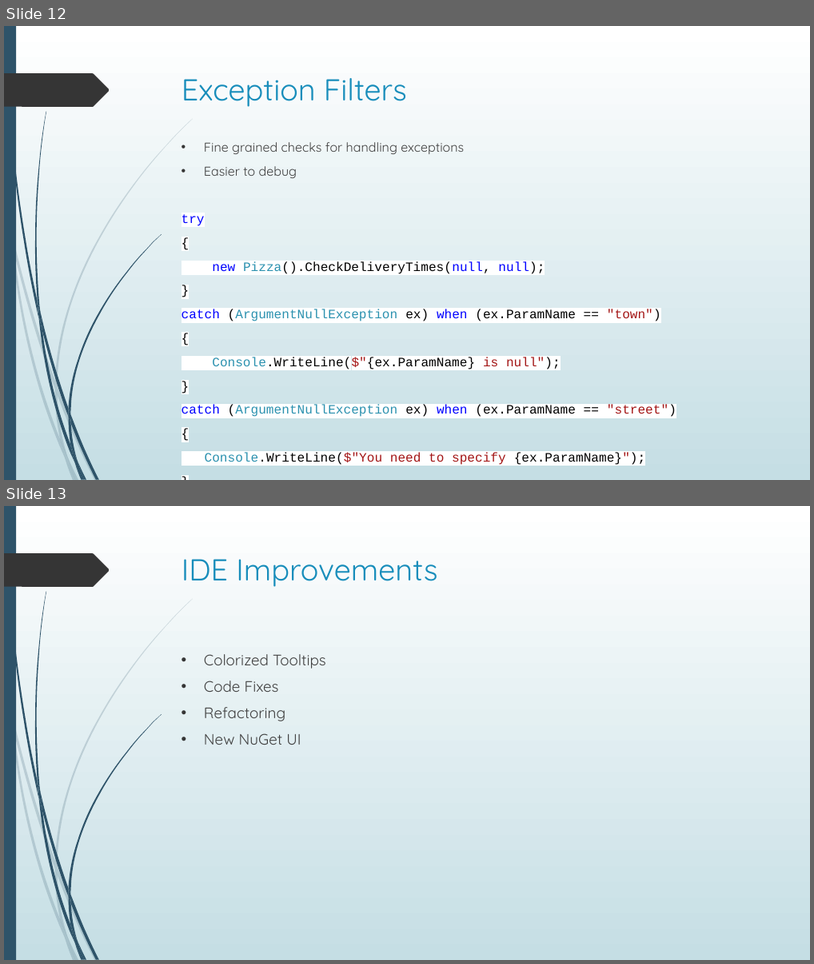
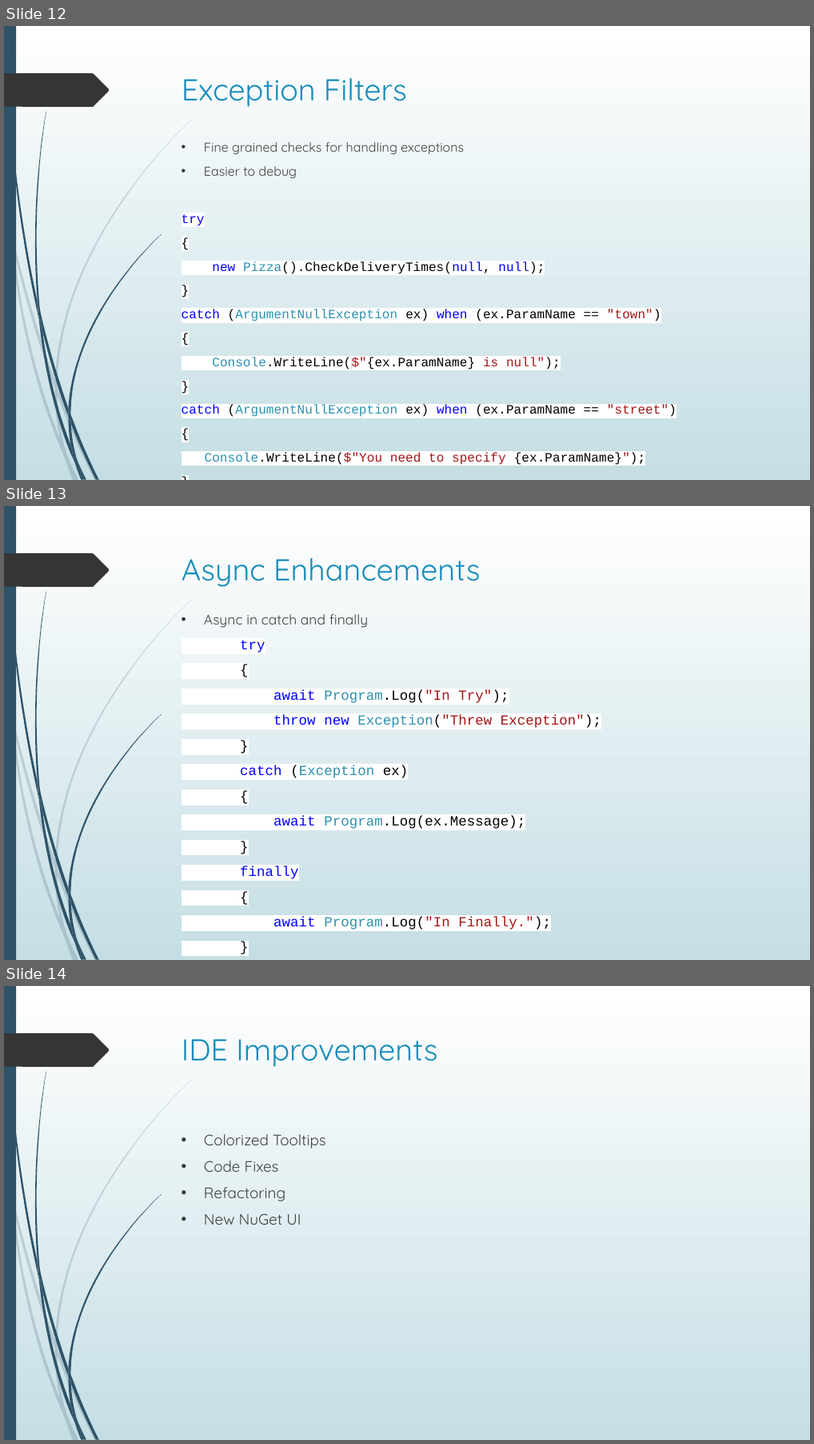
Before and after one commit to JoeMayo/WhatsNewInCSharp6, a slide deck: What’s New in CSharp.pptx. Shown one above the other, each under a label of ours: slides 12 and 13 before the commit, slides 12, 13 and 14 after it. The pictures are 814x964 and 814x1444 pixels, drawn with LibreOffice and Linux fonts; fonts in the diff are those of the drawing. Boxes give left, top, right and bottom in pixels: in the first picture for what was removed or moved away, otherwise in the second. Text is boxed around its words. In the diff, an @@ line names an element or a change of style, - is before the commit and + after.

Commit message:
Added new static class to using static demo. Added event handling to null conditional demo. Added to nameof demo. Fixed property in expression bodied member demo. Added AsyncEnhancements project. Updated slides.

```diff
--- a/What’s New in CSharp.pptx
+++ b/What’s New in CSharp.pptx
@@ slide 13 added at (4, 506, 810, 960), background gradient #FFFFFF to #C5DEE5; not listed: 24 template elements that a slide beside it also shows @@
@@ title added at (182, 558, 480, 587), 36 pt, text #178DBB @@
+Async Enhancements
@@ text added at (204, 614, 602, 929), 16.6 pt, text #000000 @@
+• Async in catch and finally
+try
+{
+await Program.Log("In Try");
+throw new Exception("Threw Exception");
+}
+catch (Exception ex)
+{
+await Program.Log(ex.Message);
+}
+finally
+{
+await Program.Log("In Finally.");
+}
@@ what was slide 13 is now slide 14 @@
```
Also in this commit, not shown: 1 slide changed, 12 other files.
